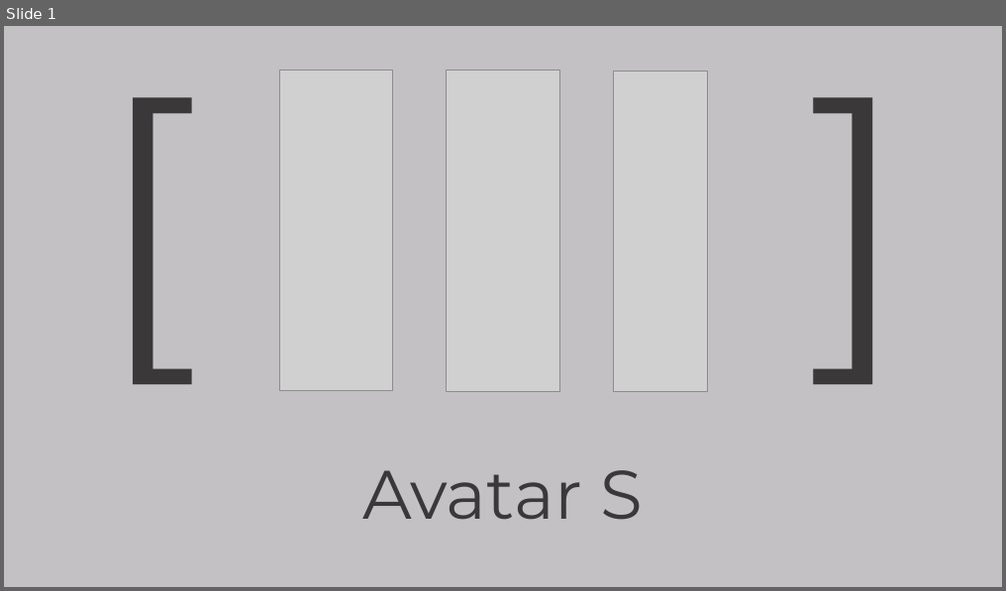
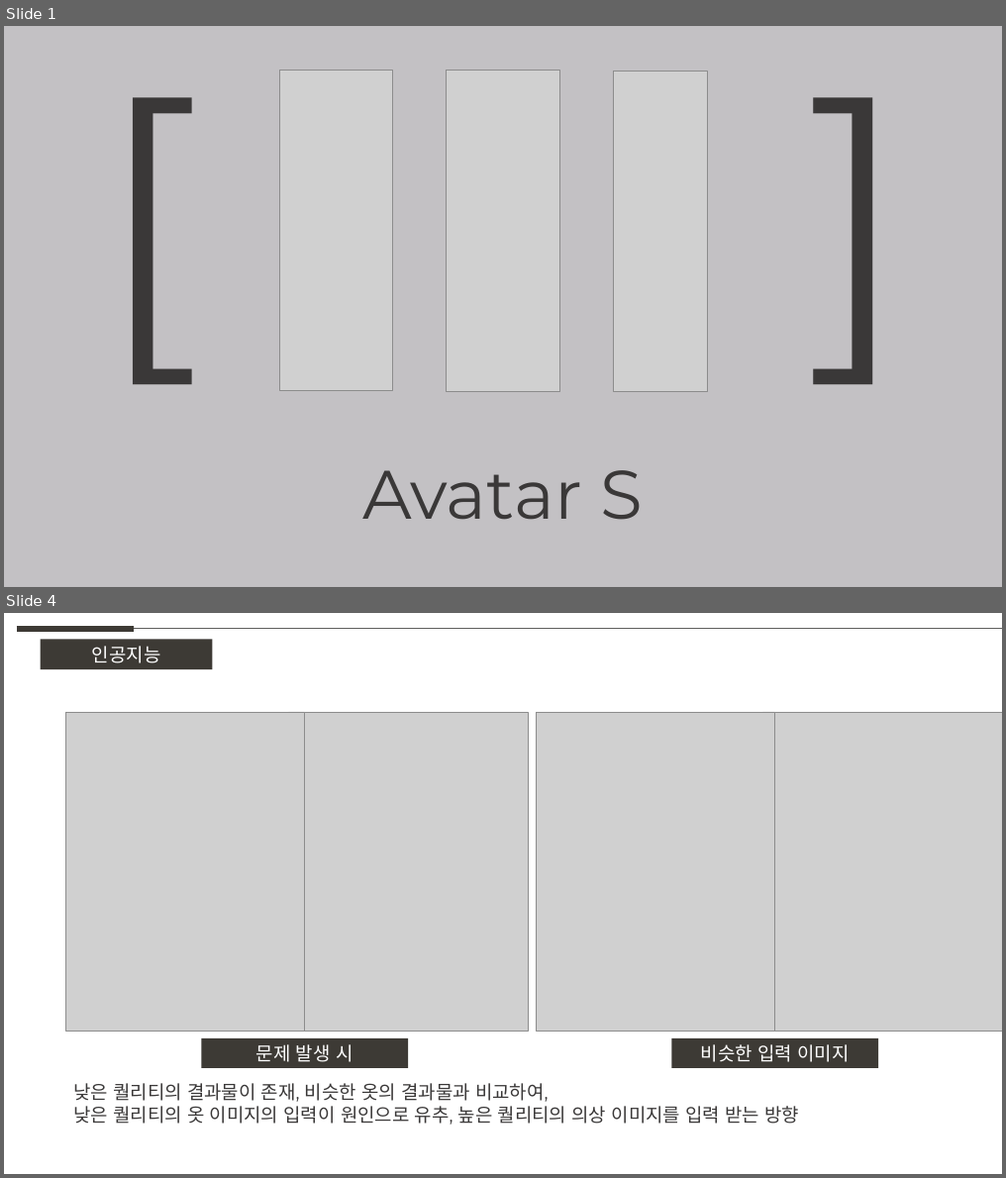
Before and after one commit to weaknessHero/Project_AvatarS, a slide deck: 발표자료/업데이트/LJHPPT.pptx. Shown one above the other, each under a label of ours: slide 1 before the commit, slides 1 and 4 after it; the slides between them are not shown. The pictures are 1006x591 and 1006x1178 pixels, drawn with LibreOffice and Linux fonts; fonts in the diff are those of the drawing; grey boxes stand for pictures. Boxes give left, top, right and bottom in pixels: in the first picture for what was removed or moved away, otherwise in the second. Text is boxed around its words. In the diff, an @@ line names an element or a change of style, - is before the commit and + after.

```diff
--- a/발표자료/업데이트/LJHPPT.pptx
+++ b/발표자료/업데이트/LJHPPT.pptx
@@ slide 4 added at (4, 613, 1002, 1174), background #FFFFFF @@
@@ line added from (17, 629) to (135, 629), #3D3A35 6 pt @@
@@ rectangle added at (41, 639, 213, 669), fill #3D3A35, 18 pt, text #FFFFFF @@
+인공지능
@@ line added from (135, 629) to (1002, 629), #5F5F5D 0.5 pt @@
@@ picture added at (65, 712, 305, 1031) @@
@@ picture added at (288, 712, 528, 1031) @@
@@ picture added at (536, 712, 775, 1031) @@
@@ picture added at (763, 712, 1002, 1031) @@
@@ rectangle added at (202, 1039, 408, 1069), fill #3D3A35, 18 pt, text #FFFFFF @@
+문제 발생 시
@@ rectangle added at (672, 1039, 878, 1069), fill #3D3A35, 18 pt, text #FFFFFF @@
+비슷한 입력 이미지
@@ text added at (73, 1083, 800, 1125), 18 pt, text #3A3838 @@
+낮은 퀄리티의 결과물이 존재, 비슷한 옷의 결과물과 비교하여,
+낮은 퀄리티의 옷 이미지의 입력이 원인으로 유추, 높은 퀄리티의 의상 이미지를 입력 받는 방향
```
Also in this commit, not shown: 2 slides changed, 1 other slide added.
